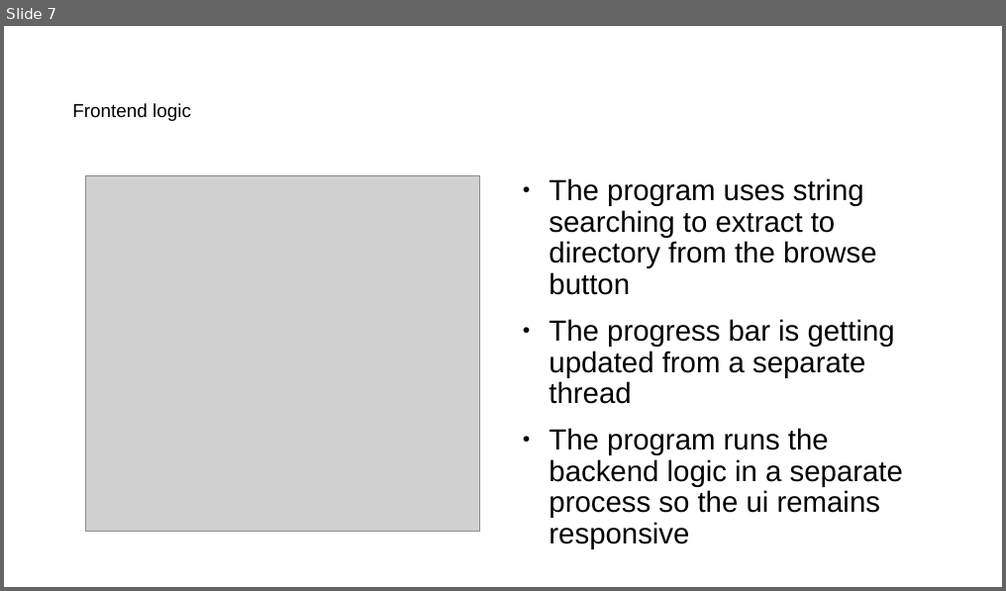
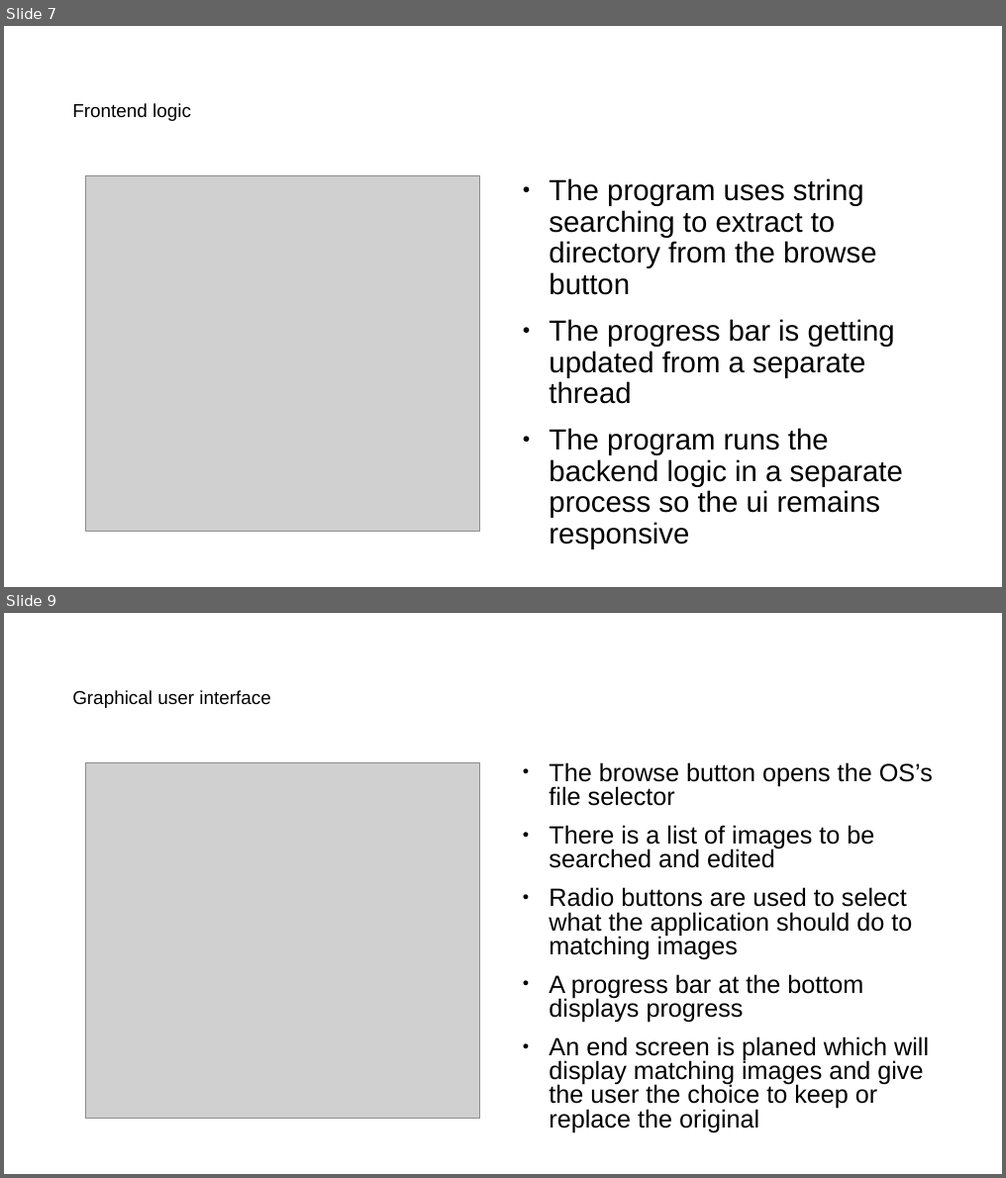
Before and after one commit to NoahHallows/software_mp, a slide deck: Documentation/software presentation.odp. Shown one above the other, each under a label of ours: slide 7 before the commit, slides 7 and 9 after it; the slides between them are not shown. The pictures are 1006x591 and 1006x1178 pixels, drawn with LibreOffice and Linux fonts; fonts in the diff are those of the drawing; grey boxes stand for pictures. Boxes give left, top, right and bottom in pixels: in the first picture for what was removed or moved away, otherwise in the second. Text is boxed around its words. In the diff, an @@ line names an element or a change of style, - is before the commit and + after.

```diff
--- a/Documentation/software presentation.odp
+++ b/Documentation/software presentation.odp
@@ slide 9 added at [4, 613, 1002, 1174], background #FFFFFF @@
@@ title added at [72, 690, 270, 708], 18 pt, text #000000 @@
+Graphical user interface
@@ picture added at [85, 762, 479, 1119] @@
@@ text added at [548, 762, 933, 1133], 24 pt, text #000000 @@
+● The browse button opens the OS’s file selector
+● There is a list of images to be searched and edited
+● Radio buttons are used to select what the application should do to matching images
+● A progress bar at the bottom displays progress
+● An end screen is planed which will display matching images and give the user the choice to keep or replace the original
```
Also in this commit, not shown: 1 slide changed, 2 other slides added, 3 slides removed, 5 other files.
